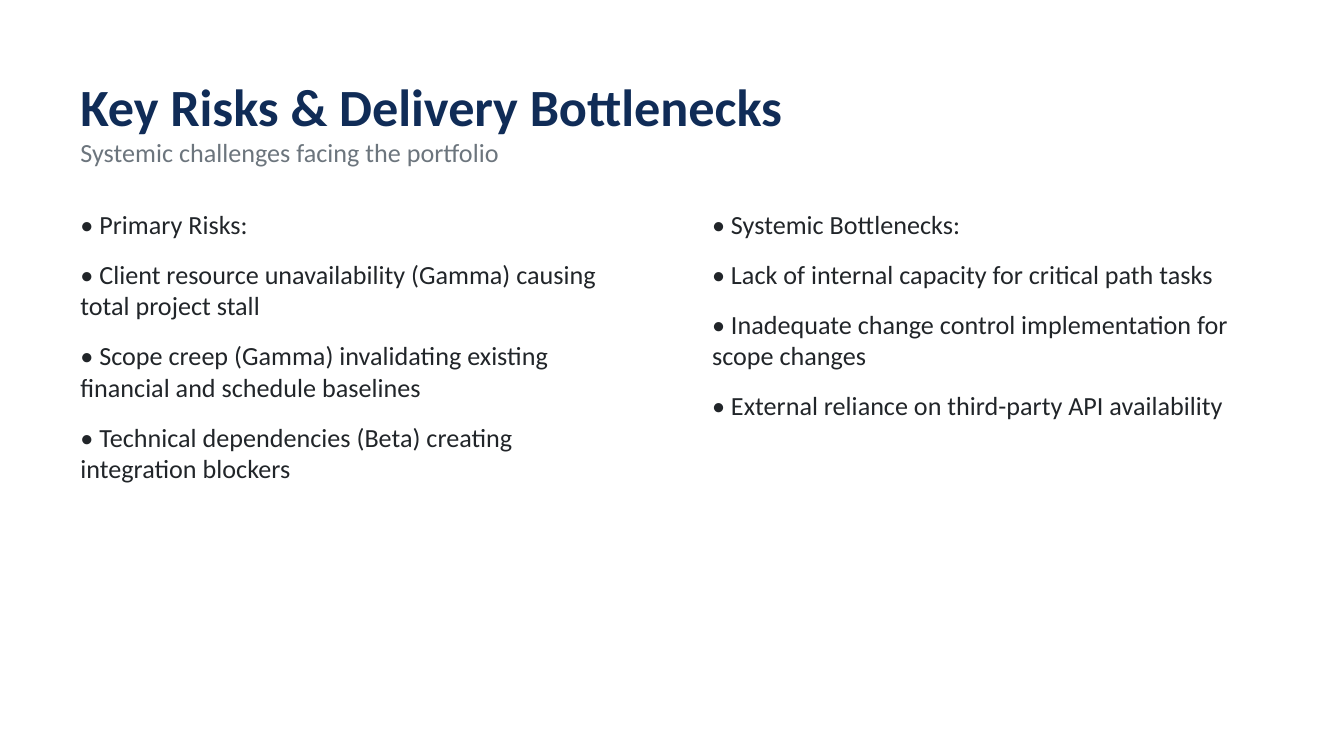
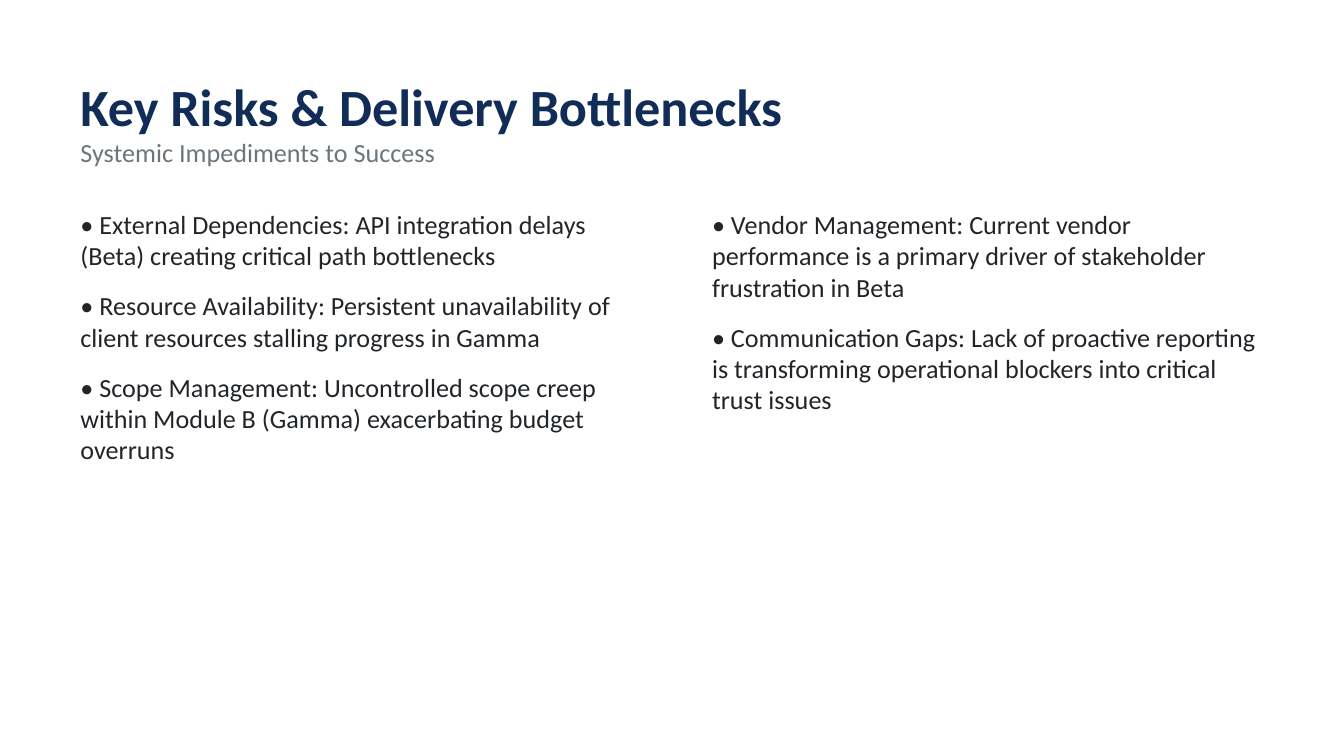
Before and after one commit to Faiz1314/project-health-agent1, a slide deck: slide 4 of outputs/Monthly_Executive_Report.pptx. Drawn at 1344x756 pixels with LibreOffice and Linux fonts; fonts in the diff are those of the drawing. Boxes give left, top, right and bottom in pixels: in the first picture for what was removed or moved away, otherwise in the second. Text is boxed around its words. In the diff, an @@ line names an element or a change of style, - is before the commit and + after.

Commit message:
feat: add Team Velocity and Stakeholder Sentiment as 5th and 6th health indicators
- New src/detr/sentiment.py: AI-powered NLP sentiment analysis via Gemini
- New src/detr/velocity.py: Task throughput scoring with team size adjustment
- Updated weights: schedule 20%, budget 20%, milestone 15%, blockers 20%, sentiment 15%, velocity 10%
- Updated all sample data files with stakeholderFeedback and velocity fields
- Updated RAG_Methodology.md to document all 6 indicators
- Fixed JSON parser in generate_presentation.py for robustness
- Regenerated all batch outputs and monthly presentation

```diff
--- a/outputs/Monthly_Executive_Report.pptx
+++ b/outputs/Monthly_Executive_Report.pptx
@@ text at <box>80,144,435,166</box>: text changed @@
-Systemic challenges facing the portfolio
+Systemic Impediments to Success
@@ text at <box>80,216,610,459</box>: text changed @@
-• Primary Risks:
-• Client resource unavailability (Gamma) causing total project stall
-• Scope creep (Gamma) invalidating existing financial and schedule baselines
-• Technical dependencies (Beta) creating integration blockers
+• External Dependencies: API integration delays (Beta) creating critical path bottlenecks
+• Resource Availability: Persistent unavailability of client resources stalling progress in Gamma
+• Scope Management: Uncontrolled scope creep within Module B (Gamma) exacerbating budget overruns
@@ text at <box>712,216,1255,409</box>: text changed @@
-• Systemic Bottlenecks:
-• Lack of internal capacity for critical path tasks
-• Inadequate change control implementation for scope changes
-• External reliance on third-party API availability
+• Vendor Management: Current vendor performance is a primary driver of stakeholder frustration in Beta
+• Communication Gaps: Lack of proactive reporting is transforming operational blockers into critical trust issues
```
Also in this commit, not shown: 5 other slides changed, 16 other files.
